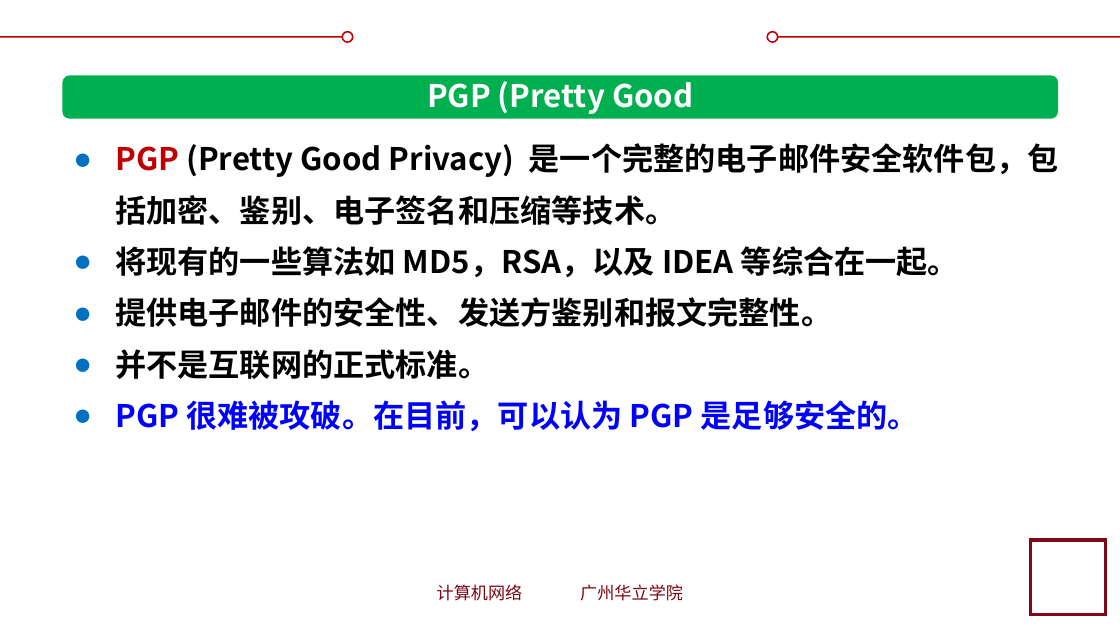
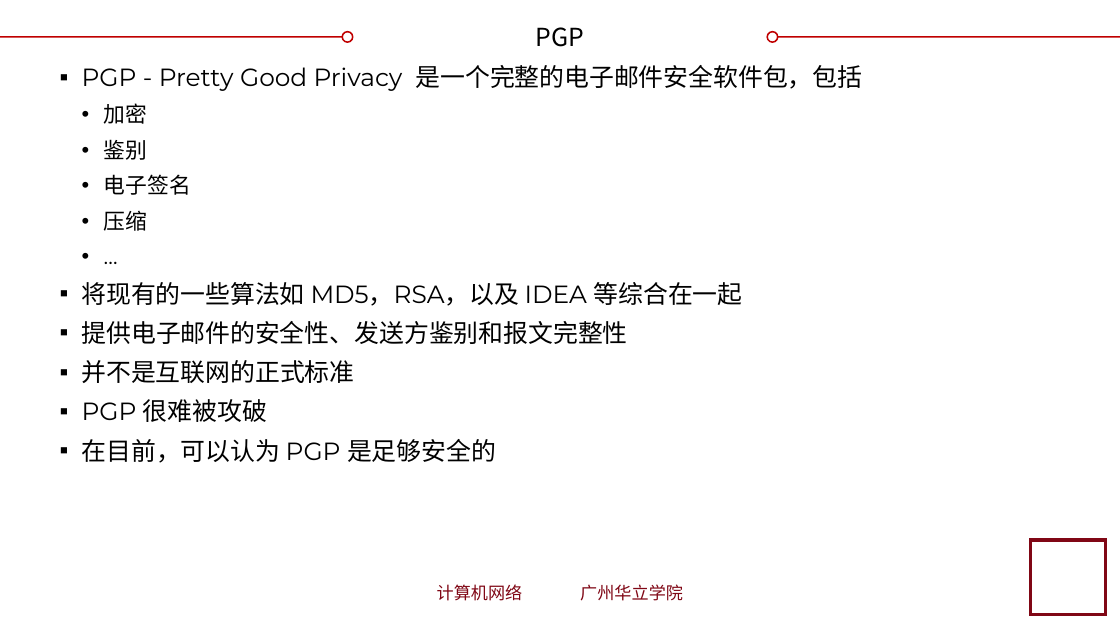
Before and after one commit to glplaman/glplaman.github.io, a slide deck: slide 98 of network/ppt/chap7.pptx (slide 100 before the commit). Drawn at 1120x630 pixels with LibreOffice and Linux fonts; fonts in the diff are those of the drawing; background and template pictures are left out. Boxes give left, top, right and bottom in pixels: in the first picture for what was removed or moved away, otherwise in the second. Text is boxed around its words. In the diff, an @@ line names an element or a change of style, - is before the commit and + after.

```diff
--- a/network/ppt/chap7.pptx
+++ b/network/ppt/chap7.pptx
@@ title added at box(536, 27, 585, 47), 16 pt, text #000000 @@
+PGP
@@ rounded rectangle removed at box(63, 75, 1058, 119) @@
@@ text at box(82, 65, 863, 463): text changed; size 20 to 16 pt; font Noto Sans CJK SC to Montserrat; bold off @@
-● PGP (Pretty Good Privacy) 是一个完整的电子邮件安全软件包，包括加密、鉴别、电子签名和压缩等技术。
-● 将现有的一些算法如 MD5，RSA，以及 IDEA 等综合在一起。
-● 提供电子邮件的安全性、发送方鉴别和报文完整性。
-● 并不是互联网的正式标准。
-● PGP 很难被攻破。在目前，可以认为 PGP 是足够安全的。
+▪ PGP - Pretty Good Privacy 是一个完整的电子邮件安全软件包，包括
+  • 加密
+  • 鉴别
+  • 电子签名
+  • 压缩
+  • …
+▪ 将现有的一些算法如 MD5，RSA，以及 IDEA 等综合在一起
+▪ 提供电子邮件的安全性、发送方鉴别和报文完整性
+▪ 并不是互联网的正式标准
+▪ PGP 很难被攻破
+▪ 在目前，可以认为 PGP 是足够安全的
@@ text removed at box(427, 81, 693, 153) @@
-PGP (Pretty Good Privacy)
```
Also in this commit, not shown: 49 other slides changed, 2 slides removed, 5 other files.
